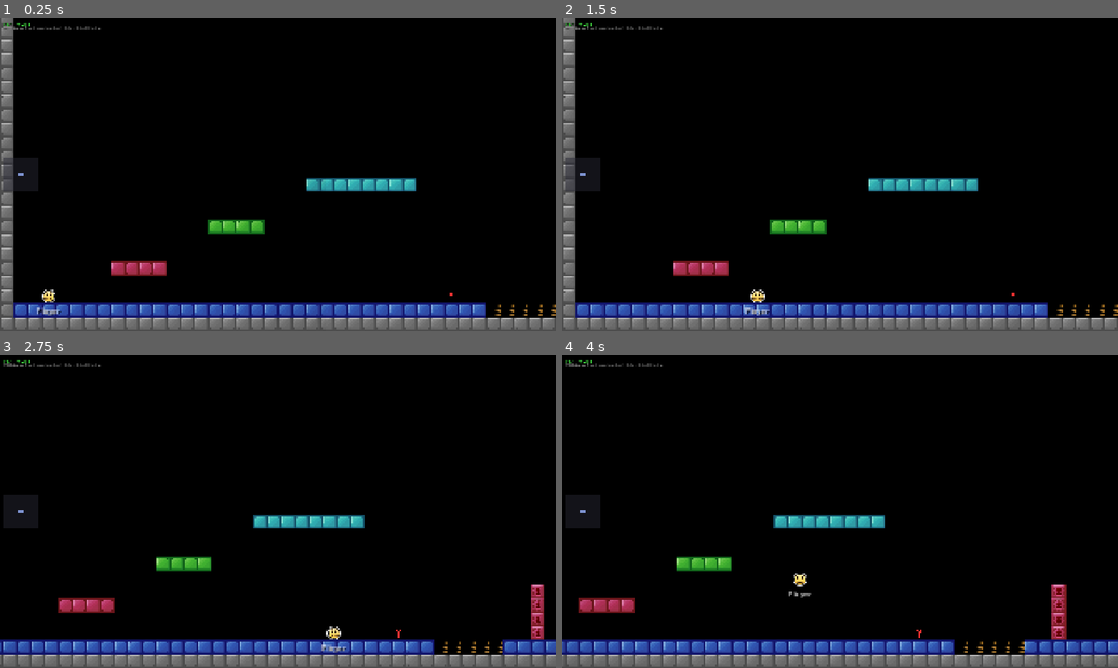
Above: before the commit, frames 1-4 (two rows, left to right).
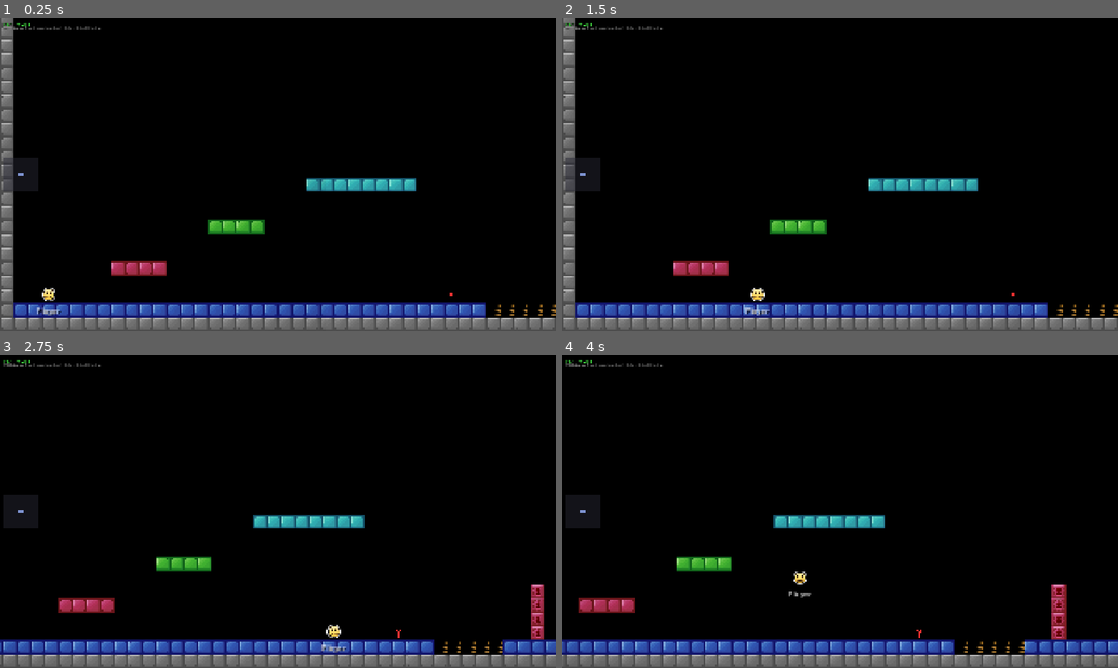
Above: after the commit, the same moments.

Repository: Wmoook/ee2
Game: Godot game, scene res://scenes/world/game.tscn
Same seed, same stepped clock (60 frames per second), same inputs: the game is played once before the commit and once after it.
Inputs (mouse positions are in pixels of both pictures, inside the frame that each line leads up to):
- Up to frame 1 (0.25 s): no input
- Up to frame 2 (1.5 s): tap Enter at 0.5 s; move the mouse to (962, 158) at 0.52 s; hold D (move_right) 0.53-1.25 s; hold Mouse wheel up (block_next) 0.53-1.25 s; click (962, 158) at 0.67 s; tap Space (jump) at 0.77 s; drag from (728, 190) to (812, 237) at 1.27 s
- Up to frame 3 (2.75 s): tap Space (jump) at 2 s; move the mouse to (333, 442) at 2.02 s; press the mouse at (333, 442) at 2.03 s; hold D (move_right) from 2.03 s (still down)
- Up to frame 4 (4 s): release D (move_right) at 2.75 s; release the mouse at (895, 442) at 2.75 s; drag from (812, 574) to (673, 464) at 2.77 s; move the mouse to (1006, 558) at 3.52 s; hold A (move_left) from 3.53 s (still down); hold Ctrl from 3.53 s (still down); tap Space (jump) at 3.77 s

The runs differ from the first frame. In frame 1, less than 0.1% of the frame differs, in the area x 7-10%, y 86-91%; in frame 2, 0.1%, in the area x 33-37%, y 86-91%; in frame 3, 0.1%; in frame 4, less than 0.1%.

Commit message:
Offset smiley up 2px (prevents visual clipping into blocks)

Diff:
--- a/scripts/player/player_controller.gd
+++ b/scripts/player/player_controller.gd
@@ -43,7 +43,7 @@
 	_smiley_sprite = Sprite2D.new()
 	_smiley_sprite.centered = true
 	_smiley_sprite.texture_filter = CanvasItem.TEXTURE_FILTER_NEAREST
-	_smiley_sprite.position = Vector2(8, 8)  # Center of 16x16 hitbox
+	_smiley_sprite.position = Vector2(8, 6)  # Center of hitbox, offset up 2px so smiley doesn't clip into blocks
 	# Z between bg (-2) and fg overlay (2) so blocks cover smiley border
 	_smiley_sprite.z_as_relative = false
 	_smiley_sprite.z_index = 0
